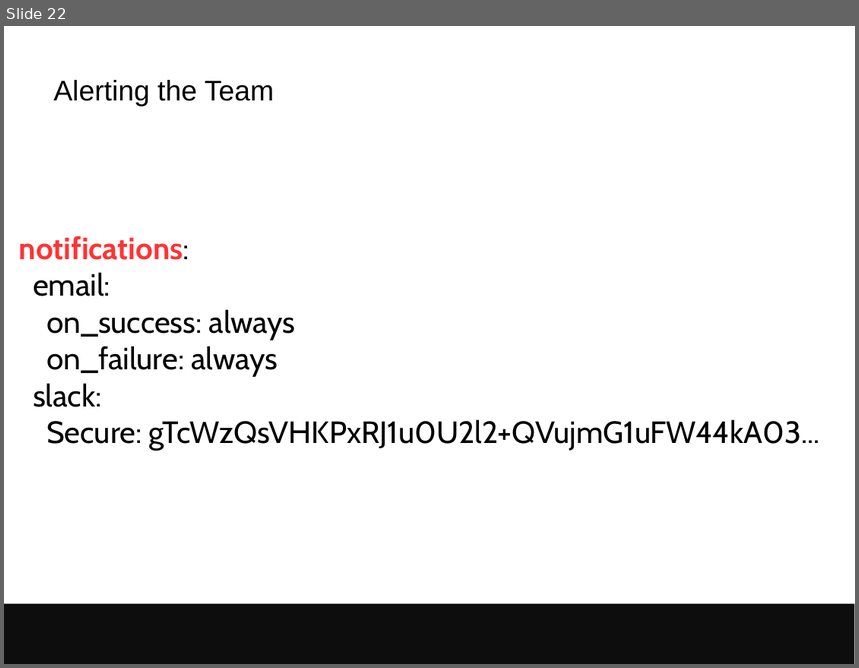
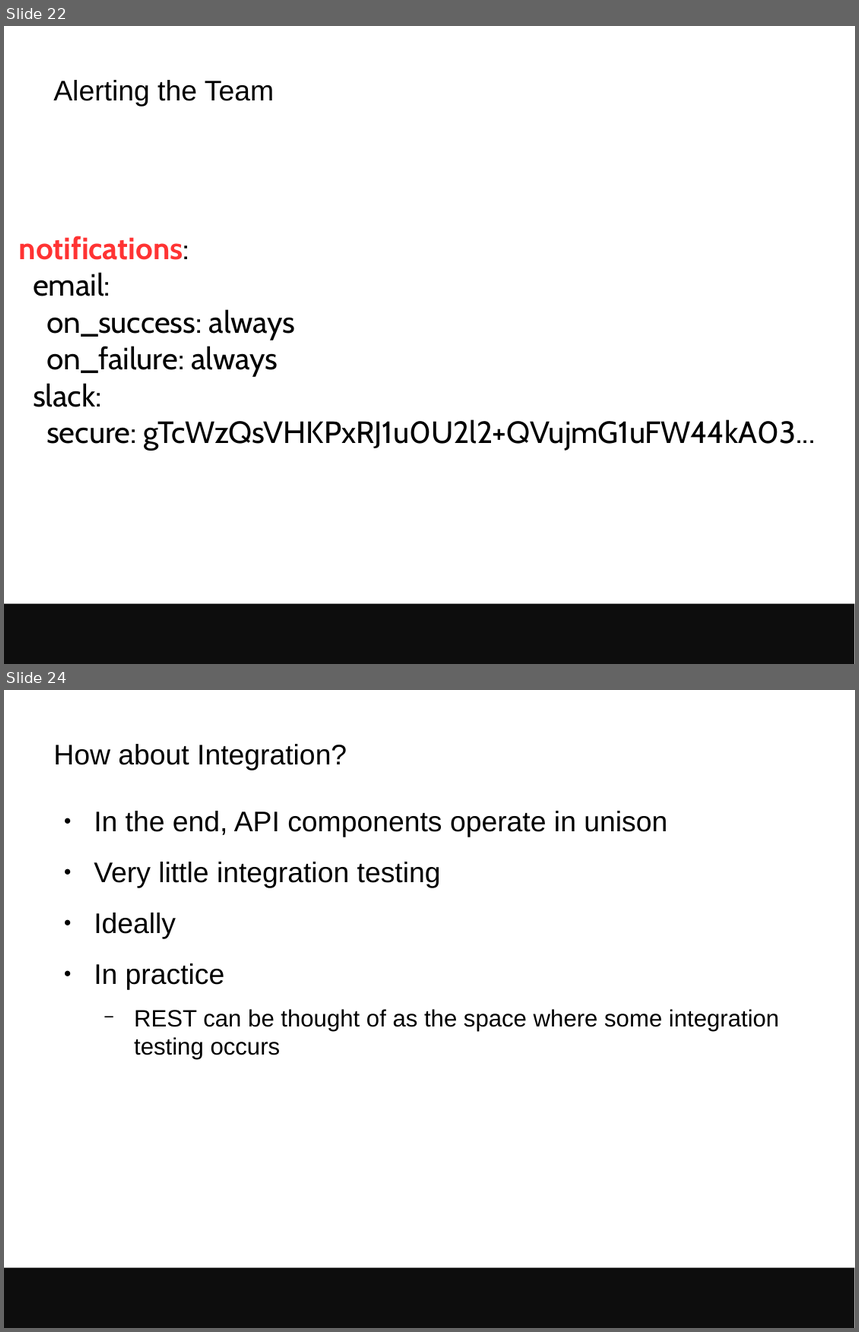
Before and after one commit to avullo/presentations, a slide deck: 2017/data-review-12-17/talk.odp. Shown one above the other, each under a label of ours: slide 22 before the commit, slides 22 and 24 after it; the slides between them are not shown. The pictures are 859x668 and 859x1332 pixels, drawn with LibreOffice and Linux fonts; fonts in the diff are those of the drawing; background and template pictures are left out. Boxes give left, top, right and bottom in pixels: in the first picture for what was removed or moved away, otherwise in the second. Text is boxed around its words. In the diff, an @@ line names an element or a change of style, - is before the commit and + after.

```diff
--- a/2017/data-review-12-17/talk.odp
+++ b/2017/data-review-12-17/talk.odp
@@ slide 24 added at bbox=[4, 690, 855, 1328], background #FFFFFF; not listed: 1 template element that a slide beside it also shows @@
@@ title added at bbox=[53, 744, 347, 771], 24 pt, text #000000 @@
+How about Integration?
@@ text added at bbox=[94, 811, 779, 1060], 24 pt, text #000000 @@
+● In the end, API components operate in unison
+● Very little integration testing
+● Ideally
+● In practice
+  − REST can be thought of as the space where some integration testing occurs
@@ slide 22 changed as well @@
@@ text at bbox=[47, 420, 816, 451]: text changed @@
-Secure: gTcWzQsVHKPxRJ1u0U2l2+QVujmG1uFW44kA03...
+secure: gTcWzQsVHKPxRJ1u0U2l2+QVujmG1uFW44kA03...
```
Also in this commit, not shown: 2 other slides added, 1 slide removed.
